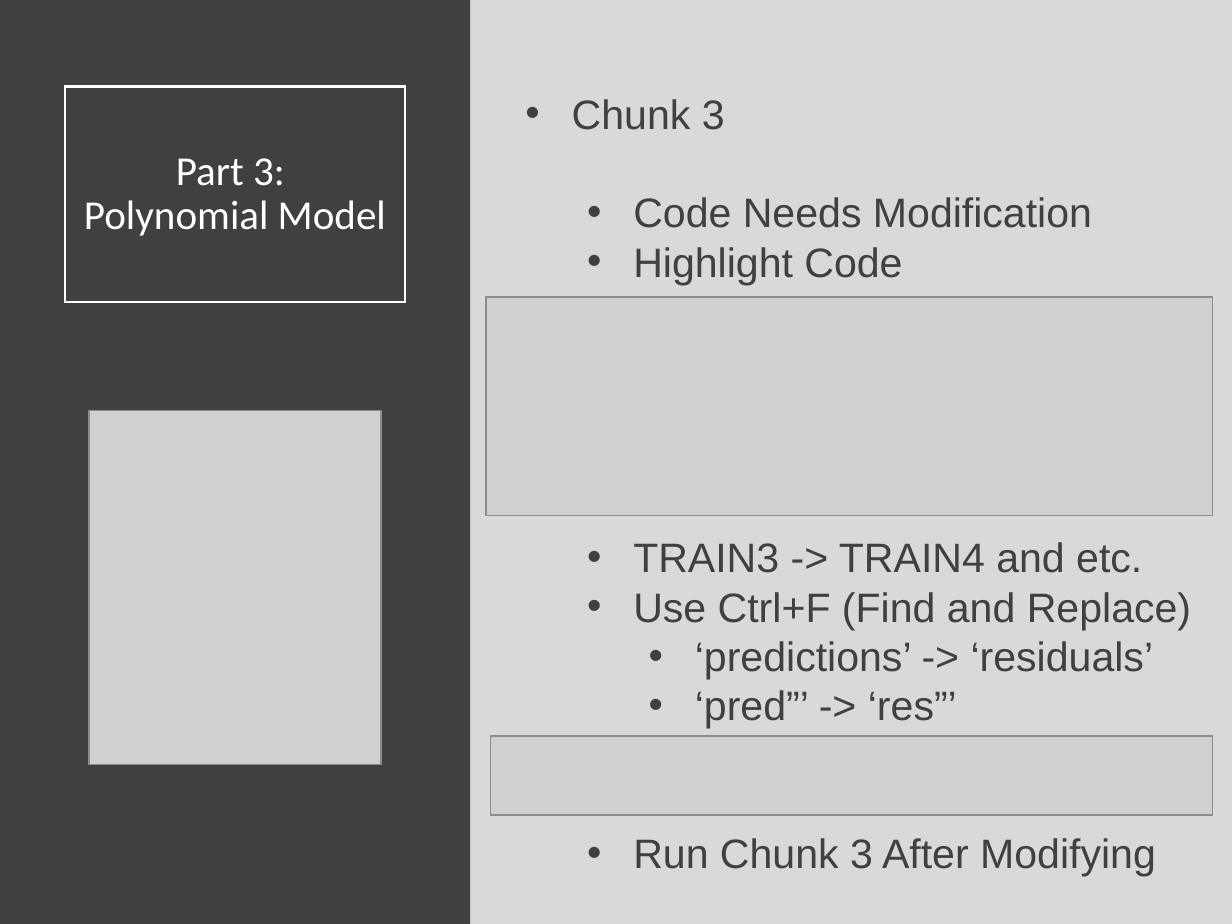
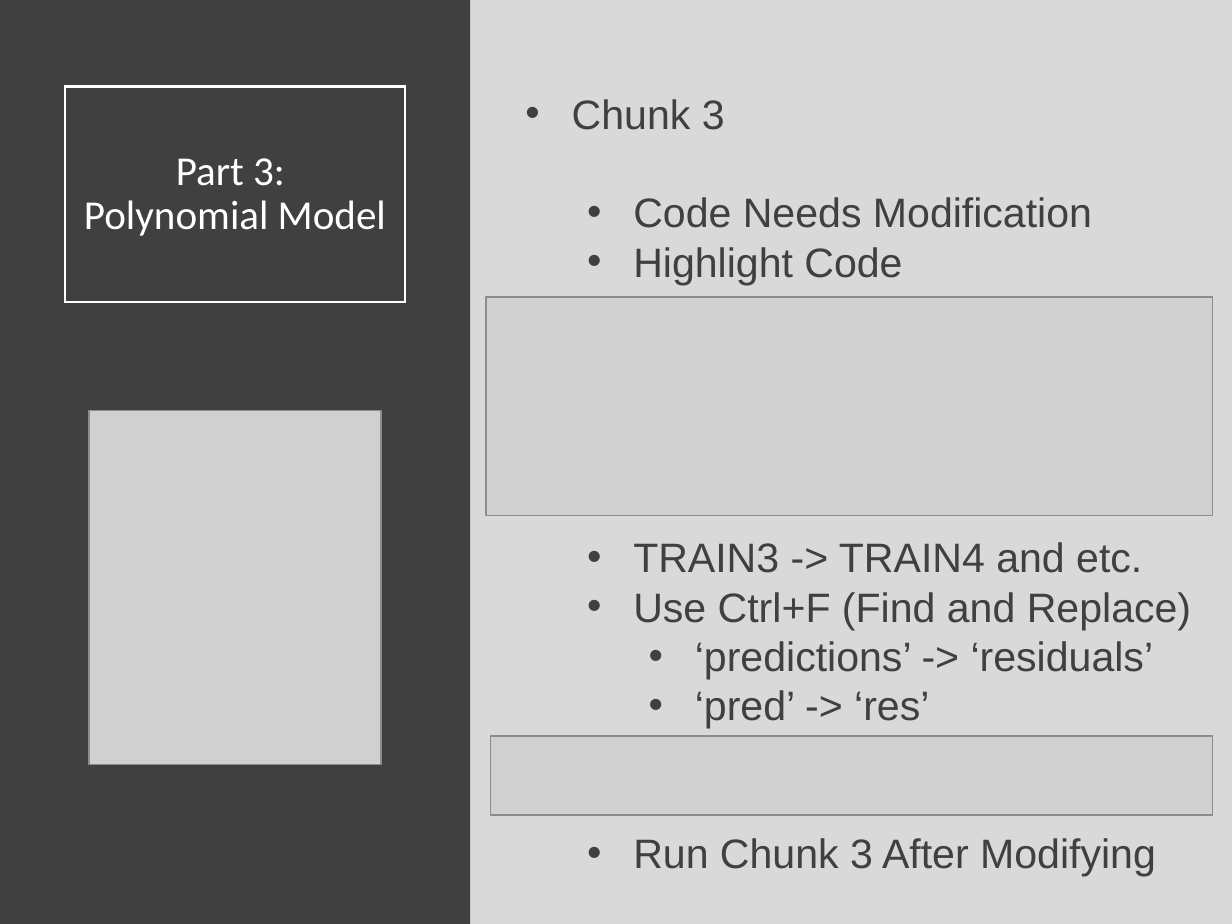
Before and after one commit to Yixf-Self/STOR320_WEBSITE, a slide deck: slide 16 of Lecture/Modeling 2/Modeling_2_Lecture.pptx. Drawn at 1232x924 pixels with LibreOffice and Linux fonts; fonts in the diff are those of the drawing; grey boxes stand for pictures. Boxes give left, top, right and bottom in pixels: in the first picture for what was removed or moved away, otherwise in the second. Text is boxed around its words. In the diff, an @@ line names an element or a change of style, - is before the commit and + after.

```diff
--- a/Lecture/Modeling 2/Modeling_2_Lecture.pptx
+++ b/Lecture/Modeling 2/Modeling_2_Lecture.pptx
@@ text at box(695, 690, 929, 728): text changed @@
-    • ‘pred”’ -> ‘res”’
+    • ‘pred’ -> ‘res’
```
Also in this commit, not shown: 6 other files.
